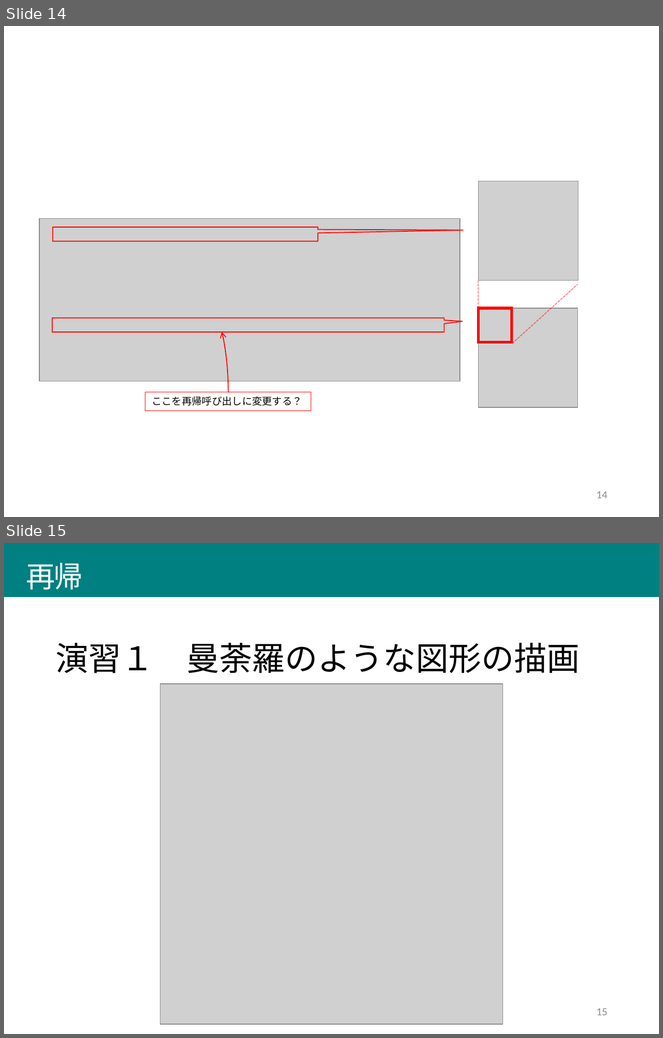
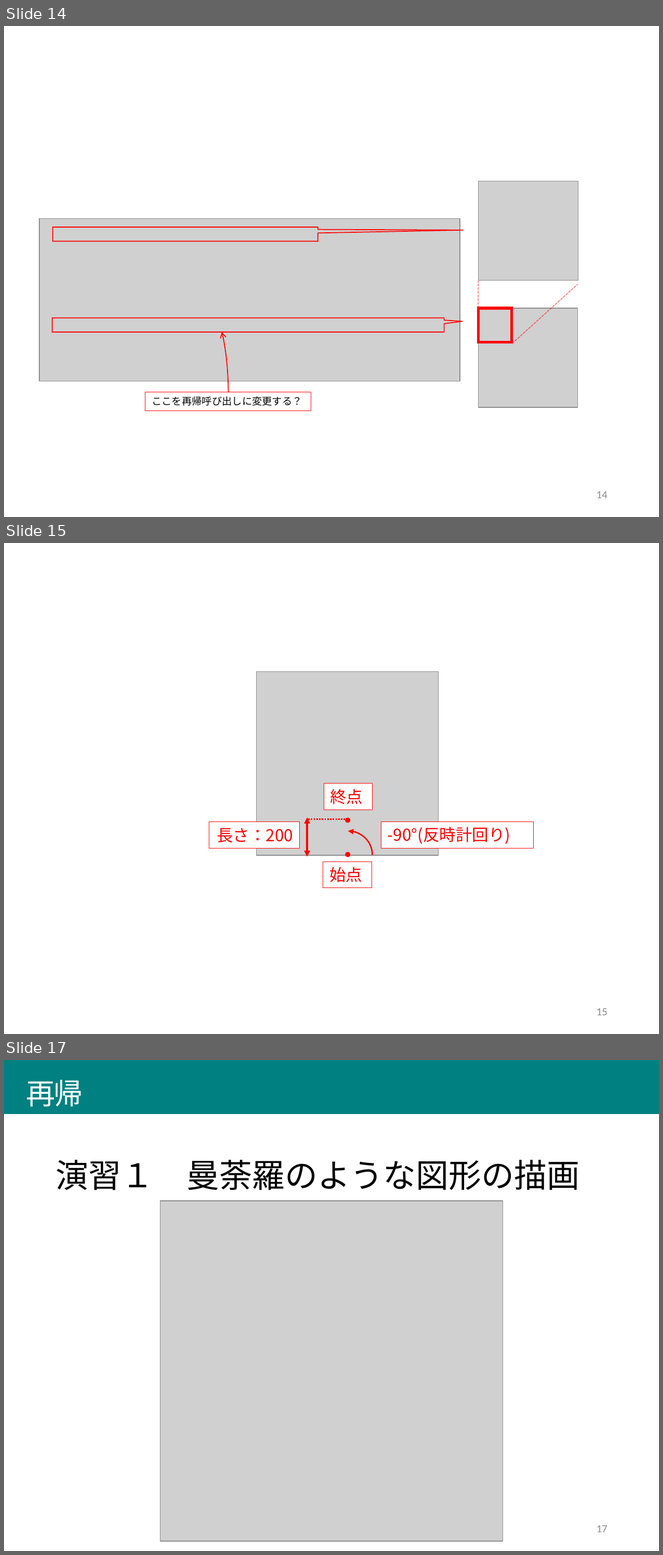
Before and after one commit to afukushimagit/afukushimagit.github.io, a slide deck: images/recursive/図素材.pptx. Shown one above the other, each under a label of ours: slides 14 and 15 before the commit, slides 14, 15 and 17 after it; the slides between them are not shown. The pictures are 663x1038 and 663x1555 pixels, drawn with LibreOffice and Linux fonts; fonts in the diff are those of the drawing; grey boxes stand for pictures. Boxes give left, top, right and bottom in pixels: in the first picture for what was removed or moved away, otherwise in the second. Text is boxed around its words. In the diff, an @@ line names an element or a change of style, - is before the commit and + after.

```diff
--- a/images/recursive/図素材.pptx
+++ b/images/recursive/図素材.pptx
@@ slide 15 added at [4, 543, 659, 1034], background #FFFFFF @@
@@ picture added at [256, 671, 438, 856] @@
@@ rectangle added at [324, 783, 372, 810], fill #FFFFFF, outline #FF0000 0.75 pt, 18 pt, text #FF0000 @@
+終点
@@ rectangle added at [209, 822, 299, 848], fill #FFFFFF, outline #FF0000 0.75 pt, 18 pt, text #FF0000 @@
+長さ：200
@@ double arrow added from (307, 818) to (307, 857), #FF0000 2.25 pt @@
@@ line added from (348, 820) to (307, 820), #FF0000 1.5 pt dashed @@
@@ ellipse added at [345, 818, 351, 823], fill #FF0000 @@
@@ rectangle added at [382, 822, 533, 848], fill #FFFFFF, outline #FF0000 0.75 pt, 18 pt, text #FF0000 @@
+-90°(反時計回り)
@@ arc (boxed as its full ellipse) added at [324, 831, 372, 879], outline #FF0000 1.5 pt @@
@@ ellipse added at [345, 852, 351, 858], fill #FF0000 @@
@@ rectangle added at [323, 862, 372, 888], outline #FF0000 0.75 pt, 18 pt, text #FF0000 @@
+始点
@@ page number added at [597, 1008, 608, 1016], 12 pt, text #8C8C8C @@
+15
@@ what was slide 15 is now slide 17 @@
@@ page number at [597, 1525, 608, 1533]: text changed @@
-15
+17
```
Also in this commit, not shown: 1 other slide added, 7 other files.
